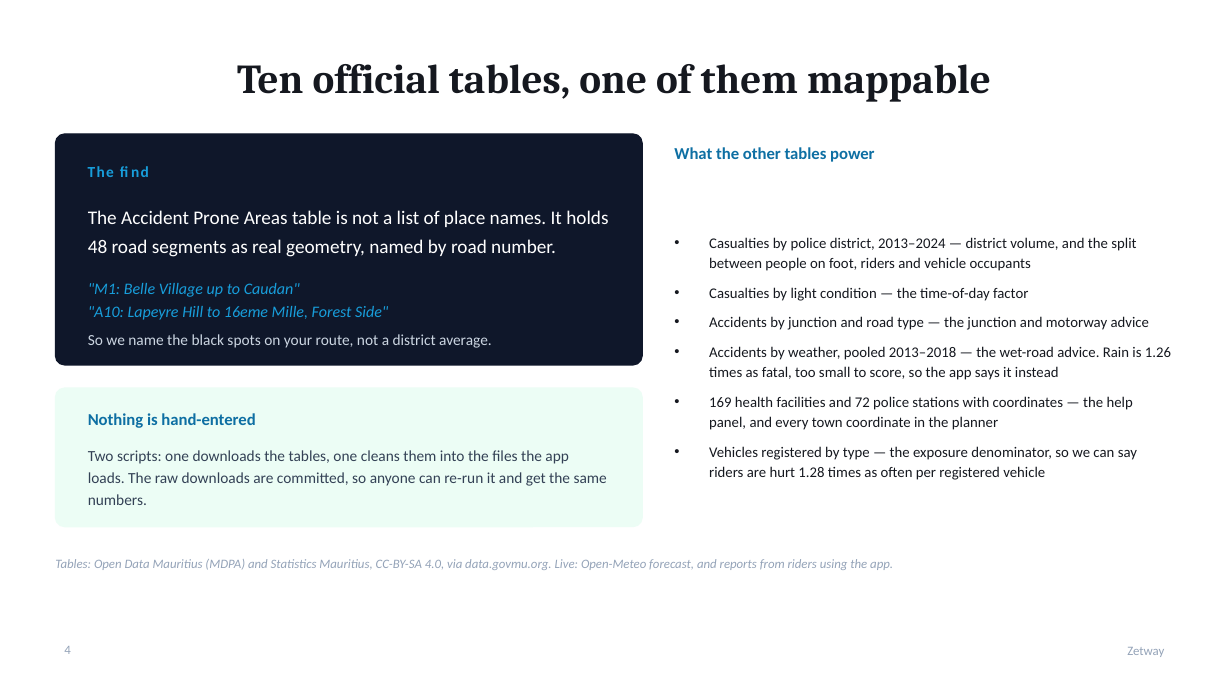
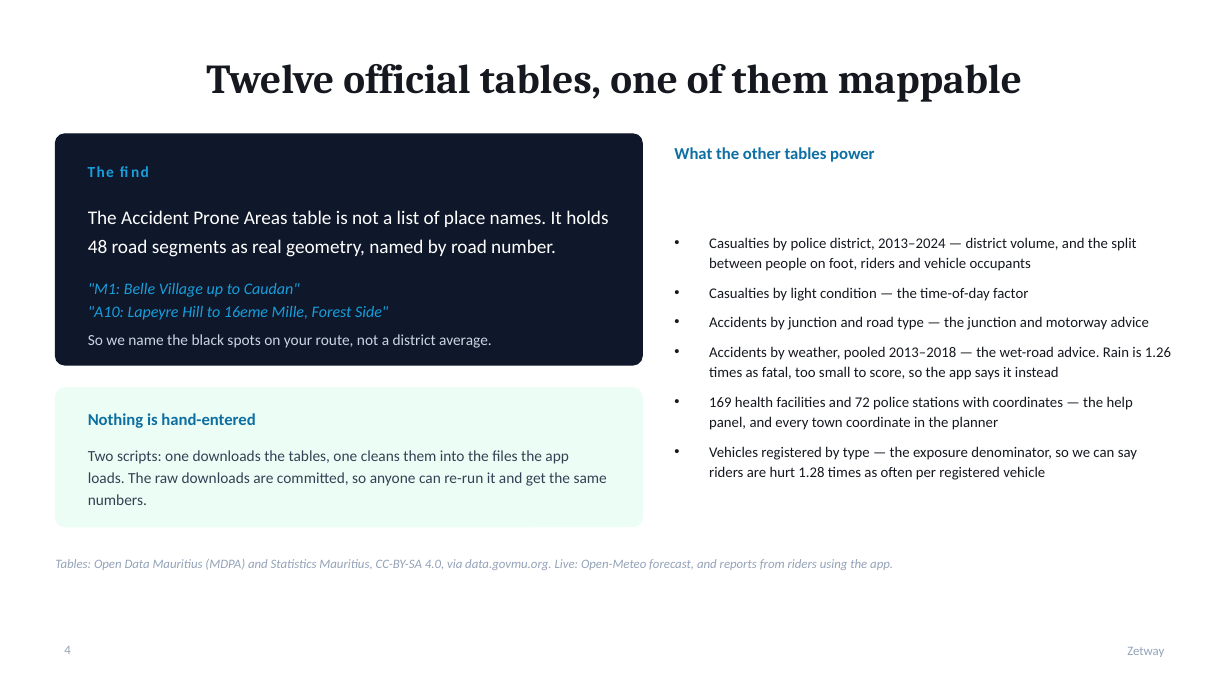
Before and after one commit to sahiljeebun132-dev/BackpropPirates, a slide deck: slide 4 of docs/Zetway-Pitch.pptx. Drawn at 1232x693 pixels with LibreOffice and Linux fonts; fonts in the diff are those of the drawing. Boxes give left, top, right and bottom in pixels: in the first picture for what was removed or moved away, otherwise in the second. Text is boxed around its words. In the diff, an @@ line names an element or a change of style, - is before the commit and + after.

```diff
--- a/docs/Zetway-Pitch.pptx
+++ b/docs/Zetway-Pitch.pptx
@@ title at [206,64,1022,102]: text changed @@
-Ten official tables, one of them mappable
+Twelve official tables, one of them mappable
```
Also in this commit, not shown: 4 other slides changed, 13 other files.
